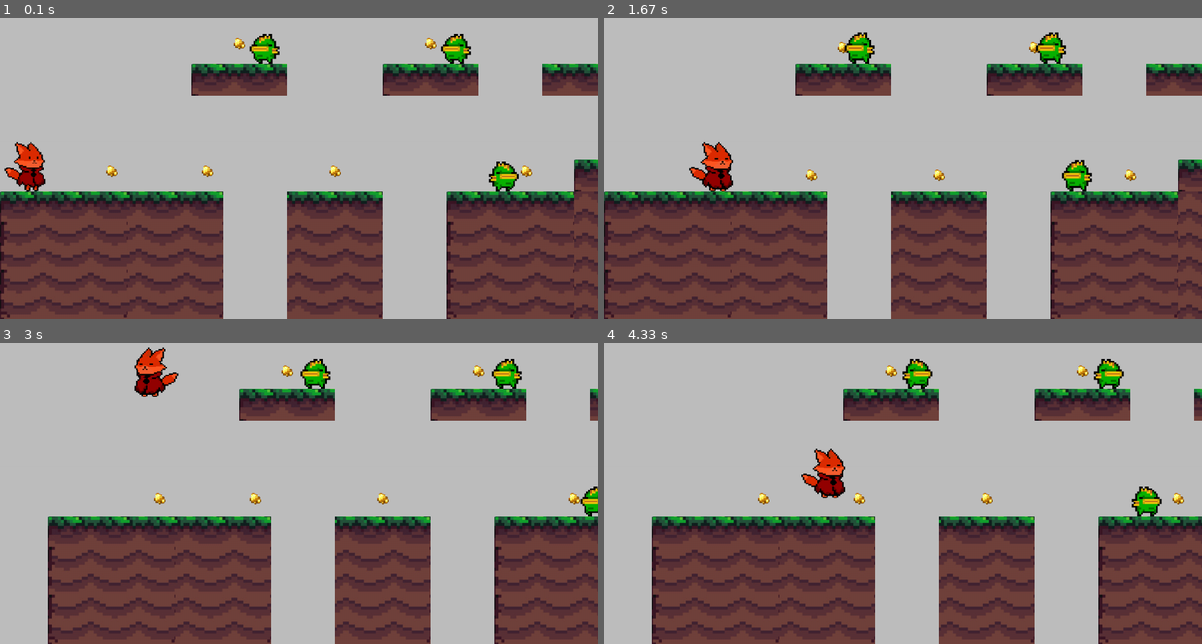
Above: before the commit, frames 1-4 (two rows, left to right).
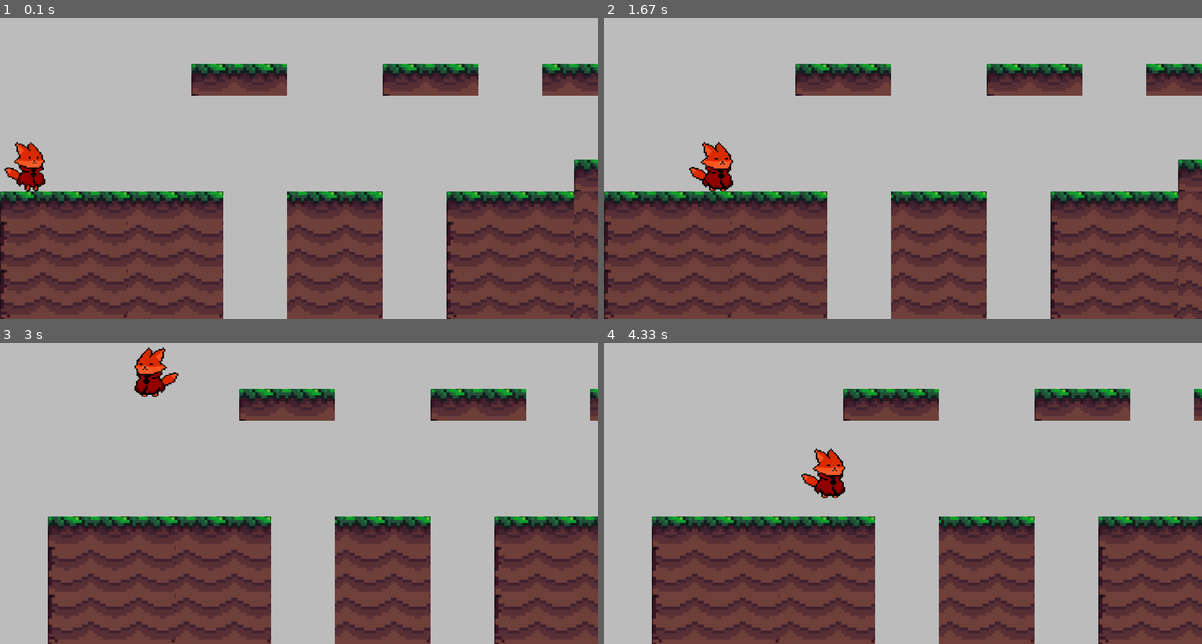
Above: after the commit, the same moments.

Repository: AnandaCampelo/Aquario_PyGame
Game: pygame game, started from jogo/jogo.py
The game is run twice, just before and just after one commit, with the same random seed, the same clock (stepped at 60 frames per second) and the same inputs.
Inputs:
- Up to frame 1 (0.1 s): no input
- Up to frame 2 (1.67 s): hold Right 0.33-0.8 s; hold Up 0.83-1.13 s; tap Space at 0.9, 1.23, 1.53 s; hold Right 1.17-1.63 s
- Up to frame 3 (3 s): hold Right 1.67-2.2 s; tap Space at 1.73, 2.03, 2.3, 2.6, 2.73 s; hold Left 2.23-2.63 s; hold Up from 2.67 s (still down)
- Up to frame 4 (4.33 s): release Up at 3.03 s; hold Right 3.07-3.7 s; tap Space at 3.13, 3.43, 3.8, 4.1, 4.3 s; hold Up 3.73-4.2 s; hold Right from 4.23 s (still down)

The runs differ from the first frame. In frame 1, 1.4% of the frame differs, in the area x 17-89%, y 5-58%; in frame 2, 1.4%; in frame 3, 1.2%; in frame 4, 1.4%, in the area x 25-97%, y 5-58%.

Commit message:
game over.1

Diff:
--- a/jogo/jogo.py
+++ b/jogo/jogo.py
@@ -6,11 +6,10 @@
 '''
 class Game:
     def __init__(self):
-        self.max_level = 3
-        self.overworld = Overworld(0, self.max_level, screen)
+        self.coins = 0
 
     def run(self):
-        self.overworld.run()
+
 '''
 
 pygame.init()
--- a/jogo/levels.py
+++ b/jogo/levels.py
@@ -1,7 +1,7 @@
 import pygame
 from classes import Player
 from classes import Tile, StaticTile, AnimatesTile, Enemy, Fundo
-from level_layout import tile_size, screen_width
+from level_layout import tile_size, screen_width, screen_height
 from animations import import_csv_layout, import_cut_graphics
 
 class Level:
@@ -138,6 +138,14 @@
             self.world_shift = 0
             player.speed = 3
 
+    def check_death(self):
+        if self.player.sprite.rect.top > screen_height:
+            print('you lose')
+
+    def check_win(self):
+        if pygame.sprite.spritecollide(self.player.sprite,self.goal,False):
+            print('you win!')
+
     def run(self):
 
         #self.fundo.draw(self.display_surface)
@@ -145,11 +153,11 @@
         self.terrain_sprites.draw(self.display_surface)
         self.terrain_sprites.update(self.world_shift)
 
-        self.sign_sprites.update(self.world_shift)
-        self.sign_sprites.draw(self.display_surface)
-
-        self.gold_sprites.update(self.world_shift)
-        self.gold_sprites.draw(self.display_surface)
+        #self.sign_sprites.update(self.world_shift)
+        #self.sign_sprites.draw(self.display_surface)
+
+        #self.gold_sprites.update(self.world_shift)
+        #self.gold_sprites.draw(self.display_surface)
 
         self.player.update()
         self.movimento_horizontal_colisao()
@@ -159,8 +167,11 @@
         self.goal.update(self.world_shift)
         self.goal.draw(self.display_surface)
 
-        self.enemy_sprites.update(self.world_shift)
-        self.enemy_sprites.draw(self.display_surface)
+        #self.enemy_sprites.update(self.world_shift)
+        #self.enemy_sprites.draw(self.display_surface)
+
+        self.check_death()
+        self.check_win()
 
         self.constraint_sprites.update(self.world_shift)
         self.enemy_collision_reverse()
